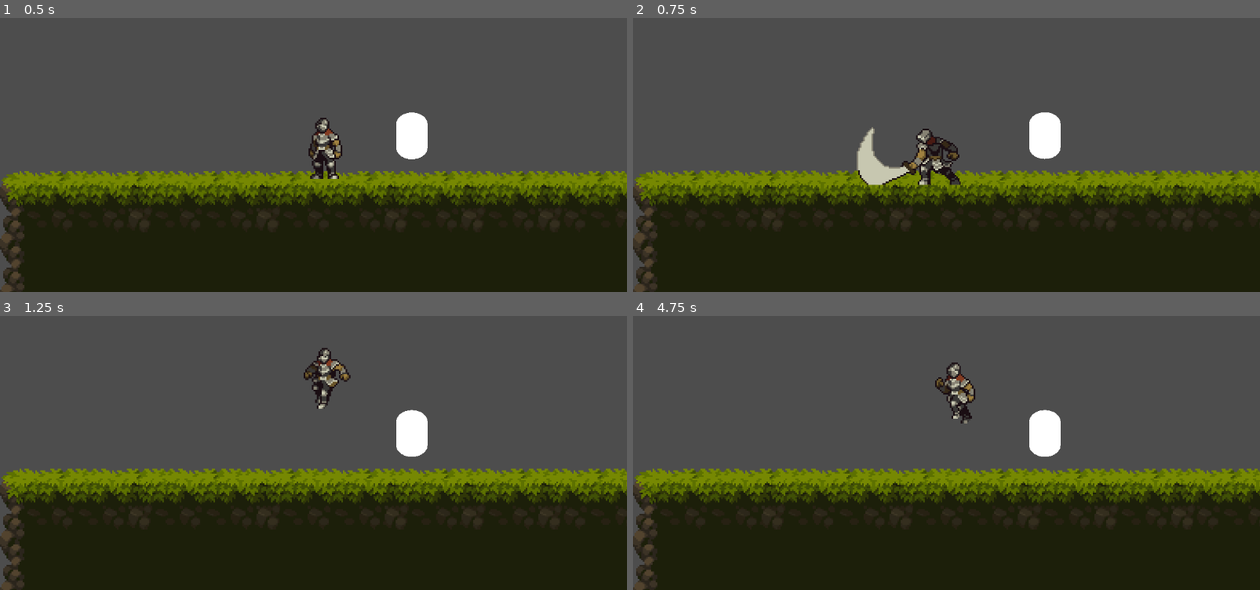
Above: before the commit, frames 1-4 (two rows, left to right).
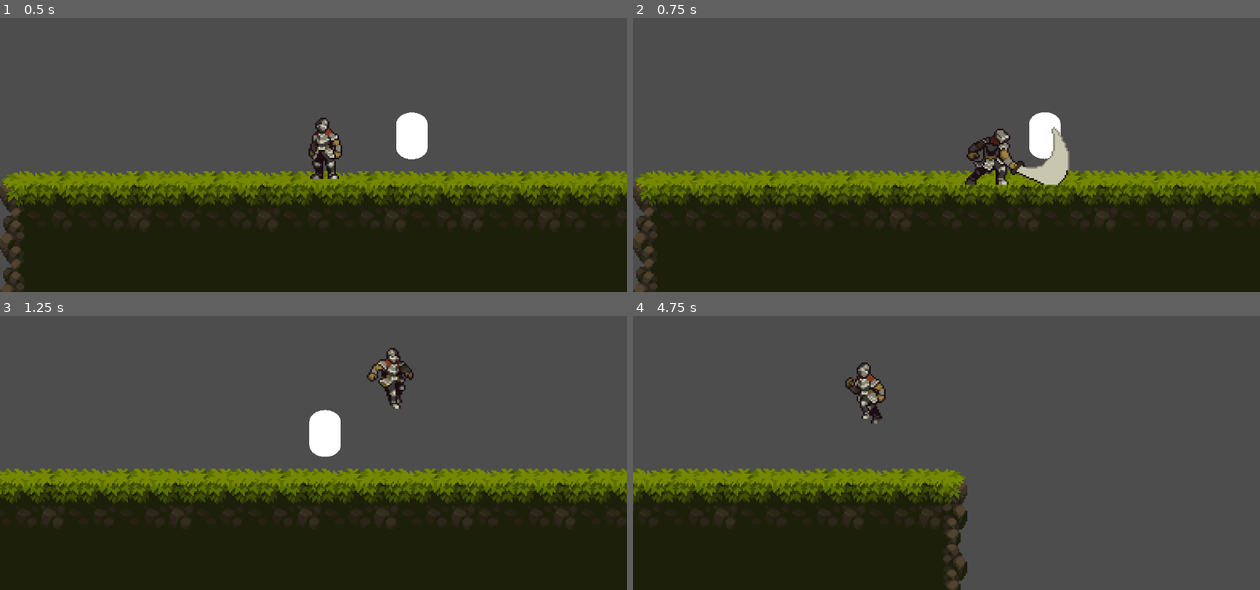
Above: after the commit, the same moments.

Repository: always-hehe-devs/heheGame
Game: Godot game, scene res://main.tscn
Two runs of this game, one before a commit and one after it. Both use one fixed random seed, a clock stepped at 60 frames per second and the inputs below.
Inputs:
- Up to frame 1 (0.5 s): no input
- Up to frame 2 (0.75 s): hold Right (move_right, bound only after the commit) from 0.53 s (still down); tap F (attack) at 0.6 s
- Up to frame 3 (1.25 s): keep holding Right (move_right, bound only after the commit); tap Space (jump) at 0.77 s
- Up to frame 4 (4.75 s): tap Z (grab) at 1.35, 3.6 s; tap Space (jump) at 1.52, 3.02, 3.77, 4.52 s; release Right (move_right, bound only after the commit) at 2.03 s; hold Left (move_left, bound only after the commit) 2.03-2.78 s; tap Shift (roll) at 2.1, 4.35 s; hold Right (move_right, bound only after the commit) 2.78-4.28 s; tap F (attack) at 2.85 s; hold Left (move_left, bound only after the commit) from 4.28 s (still down)

Frame 1 is identical in both runs. In frame 2, 3.4% of the frame differs, in the area x 35-70%, y 39-62%; in frame 3, 8.8%; in frame 4, 27%, in the area x 0-100%, y 16-100%.

Commit message:
Added controller support

Diff:
--- a/project.godot
+++ b/project.godot
@@ -23,32 +23,38 @@
 
 move_left={
 "deadzone": 0.5,
-"events": [Object(InputEventKey,"resource_local_to_scene":false,"resource_name":"","device":0,"window_id":0,"alt_pressed":false,"shift_pressed":false,"ctrl_pressed":false,"meta_pressed":false,"pressed":false,"keycode":0,"physical_keycode":65,"key_label":0,"unicode":0,"echo":false,"script":null)
+"events": [Object(InputEventKey,"resource_local_to_scene":false,"resource_name":"","device":-1,"window_id":0,"alt_pressed":false,"shift_pressed":false,"ctrl_pressed":false,"meta_pressed":false,"pressed":false,"keycode":0,"physical_keycode":4194319,"key_label":0,"unicode":0,"echo":false,"script":null)
+, Object(InputEventJoypadMotion,"resource_local_to_scene":false,"resource_name":"","device":-1,"axis":0,"axis_value":-1.0,"script":null)
 ]
 }
 move_right={
 "deadzone": 0.5,
-"events": [Object(InputEventKey,"resource_local_to_scene":false,"resource_name":"","device":0,"window_id":0,"alt_pressed":false,"shift_pressed":false,"ctrl_pressed":false,"meta_pressed":false,"pressed":false,"keycode":0,"physical_keycode":68,"key_label":0,"unicode":0,"echo":false,"script":null)
+"events": [Object(InputEventKey,"resource_local_to_scene":false,"resource_name":"","device":-1,"window_id":0,"alt_pressed":false,"shift_pressed":false,"ctrl_pressed":false,"meta_pressed":false,"pressed":false,"keycode":0,"physical_keycode":4194321,"key_label":0,"unicode":0,"echo":false,"script":null)
+, Object(InputEventJoypadMotion,"resource_local_to_scene":false,"resource_name":"","device":-1,"axis":0,"axis_value":1.0,"script":null)
 ]
 }
 jump={
 "deadzone": 0.5,
 "events": [Object(InputEventKey,"resource_local_to_scene":false,"resource_name":"","device":-1,"window_id":0,"alt_pressed":false,"shift_pressed":false,"ctrl_pressed":false,"meta_pressed":false,"pressed":false,"keycode":0,"physical_keycode":32,"key_label":0,"unicode":32,"echo":false,"script":null)
+, Object(InputEventJoypadButton,"resource_local_to_scene":false,"resource_name":"","device":-1,"button_index":0,"pressure":0.0,"pressed":true,"script":null)
 ]
 }
 roll={
 "deadzone": 0.5,
 "events": [Object(InputEventKey,"resource_local_to_scene":false,"resource_name":"","device":-1,"window_id":0,"alt_press …(182 unchanged characters)…
+, Object(InputEventJoypadButton,"resource_local_to_scene":false,"resource_name":"","device":-1,"button_index":1,"pressure":0.0,"pressed":true,"script":null)
 ]
 }
 grab={
 "deadzone": 0.5,
 "events": [Object(InputEventKey,"resource_local_to_scene":false,"resource_name":"","device":-1,"window_id":0,"alt_pressed":false,"shift_pressed":false,"ctrl_pressed":false,"meta_pressed":false,"pressed":false,"keycode":0,"physical_keycode":90,"key_label":0,"unicode":122,"echo":false,"script":null)
+, Object(InputEventJoypadButton,"resource_local_to_scene":false,"resource_name":"","device":-1,"button_index":9,"pressure":0.0,"pressed":true,"script":null)
 ]
 }
 attack={
 "deadzone": 0.5,
 "events": [Object(InputEventKey,"resource_local_to_scene":false,"resource_name":"","device":-1,"window_id":0,"alt_pressed":false,"shift_pressed":false,"ctrl_pressed":false,"meta_pressed":false,"pressed":false,"keycode":0,"physical_keycode":70,"key_label":0,"unicode":102,"echo":false,"script":null)
+, Object(InputEventJoypadButton,"resource_local_to_scene":false,"resource_name":"","device":-1,"button_index":2,"pressure":0.0,"pressed":true,"script":null)
 ]
 }
 
